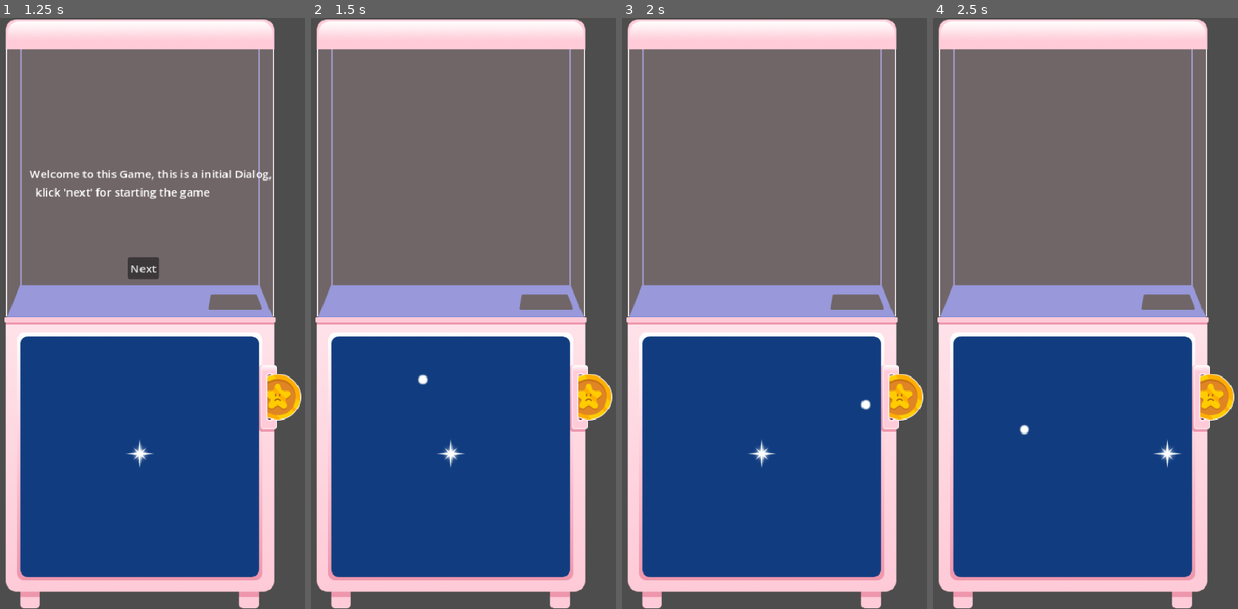
Above: before the commit, frames 1-4 (left to right).
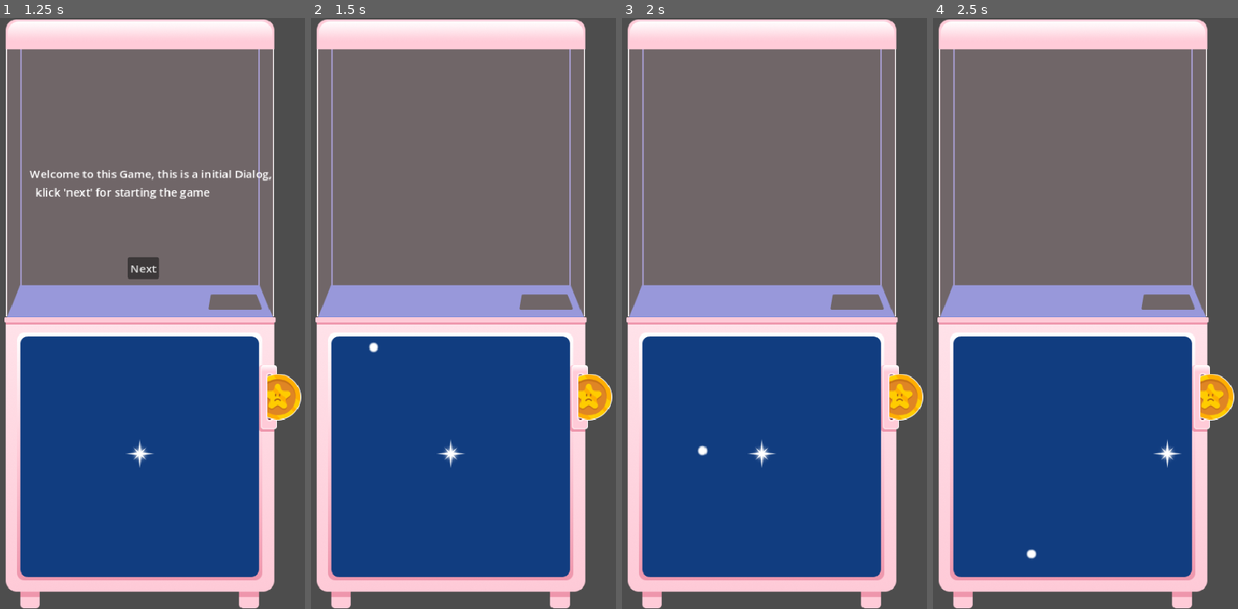
Above: after the commit, the same moments.

Repository: annika-hayd/ponpon-2026
Game: Godot game, scene res://main.tscn
Same seed, same stepped clock (60 frames per second), same inputs: the game is played once before the commit and once after it.
Inputs:
- Up to frame 1 (1.25 s): click "Start" at 0.5 s
- Up to frame 2 (1.5 s): click "Next" at 1.25 s
- Up to frame 3 (2 s): no input
- Up to frame 4 (2.5 s): hold D from 2.03 s (still down)

Frame 1 is identical in both runs. In frame 2, 0.1% of the frame differs, in the area x 18-39%, y 54-63%; in frame 3, 0.1%, in the area x 24-82%, y 64-75%; in frame 4, less than 0.1%.

Commit message:
refactoring

Diff:
--- a/bullet.gd
+++ b/bullet.gd
@@ -1,13 +1,16 @@
 extends Area2D
 
-const DEFAULT_SPEED = 45.0
+const DEFAULT_SPEED = 300.0 #300 same speed as player rn.
 
 var _speed := DEFAULT_SPEED
-var direction := Vector2(randf_range(0, 1) * 10, randf_range(0, 1) * 10)
+var direction := Vector2(randf_range(-1.0, 1.0), randf_range(-1.0, 1.0)).normalized()
+
 var _is_blinking: bool = false
+var playingField: ReferenceRect
+
 
 @onready var _initial_pos := position
-@onready var playingField: ReferenceRect = $"../PlayingField"
+
 @onready var sprite: Sprite2D = $Sprite2D
 @onready var collider: CollisionShape2D = $CollisionShape2D
 @export var _bounce_direction := 1
--- /dev/null
+++ b/bullet_spawner.gd
@@ -0,0 +1,26 @@
+extends Node2D
+
+@onready var playing_field: ReferenceRect = $"../PlayingField"
+@export var bullet_scene: PackedScene
+
+func spawn_bullets_for_level(level: int) -> void:
+	clear_all_bullets()
+	var bounds = playing_field.get_rect()
+
+	for i in range(level):
+		var new_bullet = bullet_scene.instantiate()
+		new_bullet.playingField = playing_field
+		new_bullet.position = bounds.position + Vector2(50 + i * 40, 50)
+		add_child(new_bullet)
+
+func clear_all_bullets() -> void:
+	for b in get_tree().get_nodes_in_group("bullets"):
+		b.queue_free()
+
+func set_bullets_active(is_active: bool) -> void:
+	for b in get_tree().get_nodes_in_group("bullets"):
+		b.set_process(is_active)
+
+func start_blinking_all() -> void:
+	for b in get_tree().get_nodes_in_group("bullets"):
+		b.start_blinking()
--- a/main.gd
+++ b/main.gd
@@ -5,120 +5,87 @@
 
 var current_level: int = 1
 var max_levels: int = 3
-var bulletBlinkingSeconds = 5
+var bullet_blinking_seconds: float = 5.0
 
-@export var bullet_scene: PackedScene
-
-@onready var title_screen: Control = $UI/TitleScreen
-@onready var dialog_box: Control = $UI/DialogBox
-@onready var dialog_label: Label = $UI/DialogBox/Dialog
-@onready var game_over_screen: Control = $UI/GameOverScreen
-@onready var game_end_screen: Control = $UI/GameEndScreen
-@onready var playing_field: ReferenceRect = $PlayingField
+@onready var ui: CanvasLayer = $UI
 @onready var level_timer: Timer = $LevelTimer
 @onready var player: Area2D = $Player
-@onready var bullet: Area2D = $Bullet
+@onready var bullet_spawner: Node2D = $BulletSpawner
 
 func _ready() -> void:
+	# Verbindet die eigenen Signale aus ui.gd automatisch per Code:
+	ui.start_pressed.connect(_on_ui_start_pressed)
+	ui.next_dialog_pressed.connect(_on_ui_next_dialog_pressed)
+	ui.try_again_pressed.connect(_on_ui_try_again_pressed)
+
 	change_state(State.TITLE)
 
 func change_state(new_state: State) -> void:
 	current_state = new_state
 
-	title_screen.hide()
-	dialog_box.hide()
-	game_over_screen.hide()
-	game_end_screen.hide()
-
 	match current_state:
 		State.TITLE:
+			level_timer.stop()
 			current_level = 1
-			clear_all_bullets()
+			bullet_spawner.clear_all_bullets()
 			set_gameplay_active(false)
-			title_screen.show()
+			ui.show_title()
 
 		State.DIALOG:
+			level_timer.stop()
 			set_gameplay_active(false)
-			clear_all_bullets()
+			bullet_spawner.clear_all_bullets()
 			player.reset_player()
-			show_dialog_for_level(current_level)
-			dialog_box.show()
+			ui.show_dialog(current_level)
 
 		State.PLAYING:
-			spawn_bullets_for_level(current_level)
+			ui.hide_all()
+			bullet_spawner.spawn_bullets_for_level(current_level)
 			set_gameplay_active(true)
-			level_timer.start(15.0) #+ current_level * 5.0 to increase the timer per level
+			level_timer.start(15.0)
 
 		State.GAME_END:
+			level_timer.stop()
 			set_gameplay_active(false)
-			clear_all_bullets()
-			game_end_screen.show()
+			bullet_spawner.clear_all_bullets()
+			ui.show_game_end()
 
 		State.GAME_OVER:
+			level_timer.stop()
 			set_gameplay_active(false)
-			clear_all_bullets()
-			game_over_screen.show()
-
-# --- DIALOG --- (maybe later as XML?)
-func show_dialog_for_level(level: int) -> void:
-	match level:
-		1:
-			dialog_label.text = "Welcome to this Game, this is a initial Dialog,\n  klick 'next' for starting the game"
-		2:
-			dialog_label.text = "HA! You lost this level.. or maybe won...\n at least you've been hit by the bullet!"
-		3:
-			dialog_label.text = "How do you like that?\n This is your last chance!!\n Good luck!"
-
-# --- BULLETS SPAWNEN & AUFRÄUMEN ---
-func spawn_bullets_for_level(level: int) -> void:
-	clear_all_bullets()
-	var bounds = playing_field.get_rect()
-
-	for i in range(level):
-		var new_bullet = bullet_scene.instantiate()
-		new_bullet.position = bounds.position + Vector2(50 + i * 40, 50)
-		add_child(new_bullet)
-
-func clear_all_bullets() -> void:
-	for b in get_tree().get_nodes_in_group("bullets"):
-		b.queue_free()
+			bullet_spawner.clear_all_bullets()
+			ui.show_game_over()
 
 func set_gameplay_active(is_active: bool) -> void:
 	player.set_process(is_active)
-	for b in get_tree().get_nodes_in_group("bullets"):
-		b.set_process(is_active)
+	bullet_spawner.set_bullets_active(is_active)
 
-# --- SIGNALEs form BUTTONS & COLLISION ---
+func _process(_delta: float) -> void:
+	if current_state == State.PLAYING:
+		if level_timer.time_left <= bullet_blinking_seconds and level_timer.time_left > 0.0:
+			bullet_spawner.start_blinking_all()
 
-func _on_start_button_pressed() -> void:
-	change_state(State.DIALOG)
-
-func _on_next_dialog_button_pressed() -> void:
-	change_state(State.PLAYING)
-
-func progress_in_Story() -> void:
+func progress_in_story() -> void:
 	if current_state == State.PLAYING:
 		current_level += 1
-
 		if current_level > max_levels:
 			change_state(State.GAME_END)
 		else:
 			change_state(State.DIALOG)
 
+# --- SIGNALE ---
+func _on_ui_start_pressed() -> void:
+	change_state(State.DIALOG)
+
+func _on_ui_next_dialog_pressed() -> void:
+	change_state(State.PLAYING)
+
+func _on_ui_try_again_pressed() -> void:
+	change_state(State.TITLE)
+
+func _on_level_timer_timeout() -> void:
+	progress_in_story()
+
 func _on_player_area_entered(area: Area2D) -> void:
 	if current_state == State.PLAYING and area.is_in_group("bullets"):
-		level_timer.stop()
 		change_state(State.GAME_OVER)
-
-func _on_level_timer_timeout() -> void:
-	progress_in_Story()
-
-func _process(_delta: float) -> void:
-	if current_state == State.PLAYING:
-		if level_timer.time_left <= bulletBlinkingSeconds and level_timer.time_left > 0.0:
-			for b in get_tree().get_nodes_in_group("bullets"):
-				b.start_blinking()
-
-
-func _on_try_again_pressed() -> void:
-	change_state(State.TITLE)
--- a/main.tscn
+++ b/main.tscn
@@ -3,18 +3,20 @@
 [ext_resource type="Script" uid="uid://lrd41pj8oetp" path="res://player.gd" id="1_0xm2m"]
 [ext_resource type="Script" uid="uid://brkk1lbweoyit" path="res://main.gd" id="1_7mycd"]
 [ext_resource type="Texture2D" uid="uid://c77je2wb0bx72" path="res://assets/Sprites/Clawmachine.png" id="3_7mycd"]
+[ext_resource type="Script" uid="uid://ddcvp6cd5k163" path="res://background.gd" id="4_dg77c"]
 [ext_resource type="Texture2D" uid="uid://cypkt3qpydj70" path="res://assets/Sprites/ClawMachineGlass.png" id="4_kek77"]
 [ext_resource type="Texture2D" uid="uid://bxjj8xuut3wew" path="res://assets/Sprites/CoinSlot.png" id="5_4c57u"]
 [ext_resource type="PackedScene" uid="uid://cs63m3okcd8b2" path="res://bullet.tscn" id="5_7mycd"]
 [ext_resource type="Texture2D" uid="uid://c6gxrrv5yeghm" path="res://assets/Sprites/Sparkle.png" id="5_272bh"]
 [ext_resource type="Texture2D" uid="uid://b175hf6ipufcx" path="res://assets/Sprites/CoinSad.png" id="6_efxa6"]
 [ext_resource type="FontFile" uid="uid://4eqh3vdbk283" path="res://Fonts/you-re-gone.youre-regular.otf" id="7_272bh"]
+[ext_resource type="Script" uid="uid://dxqwwsryaedoc" path="res://bullet_spawner.gd" id="10_ycdy4"]
+[ext_resource type="Script" uid="uid://cfqxmelxbevre" path="res://ui.gd" id="11_w48qg"]
 
 [sub_resource type="CapsuleShape2D" id="CapsuleShape2D_chynj"]
 
 [node name="Main" type="Node" unique_id=2102006913]
 script = ExtResource("1_7mycd")
-bullet_scene = ExtResource("5_7mycd")
 
 [node name="LevelTimer" type="Timer" parent="." unique_id=1523144947]
 wait_time = 15.0
@@ -23,6 +25,7 @@
 [node name="Background" type="Sprite2D" parent="." unique_id=1555562007]
 position = Vector2(235, 423)
 texture = ExtResource("3_7mycd")
+script = ExtResource("4_dg77c")
 
 [node name="ClawMachineGlass" type="Sprite2D" parent="Background" unique_id=1470010535]
 z_index = 2
@@ -57,10 +60,12 @@
 position = Vector2(0, -3)
 texture = ExtResource("5_272bh")
 
-[node name="Bullet" parent="." unique_id=55191596 instance=ExtResource("5_7mycd")]
-position = Vector2(182, 507)
+[node name="BulletSpawner" type="Node2D" parent="." unique_id=1139864530]
+script = ExtResource("10_ycdy4")
+bullet_scene = ExtResource("5_7mycd")
 
 [node name="UI" type="CanvasLayer" parent="." unique_id=161476821]
+script = ExtResource("11_w48qg")
 
 [node name="TitleScreen" type="Control" parent="UI" unique_id=1368919015]
 layout_mode = 3
@@ -156,7 +161,7 @@
 
 [connection signal="timeout" from="LevelTimer" to="." method="_on_level_timer_timeout"]
 [connection signal="area_entered" from="Player" to="." method="_on_player_area_entered"]
-[connection signal="pressed" from="UI/TitleScreen/StartButton" to="." method="_on_start_button_pressed"]
-[connection signal="pressed" from="UI/DialogBox/NextButton" to="." method="_on_next_dialog_button_pressed"]
-[connection signal="pressed" from="UI/GameOverScreen/TryAgain" to="." method="_on_try_again_pressed"]
-[connection signal="pressed" from="UI/GameEndScreen/TryAgain" to="." method="_on_try_again_pressed"]
+[connection signal="pressed" from="UI/TitleScreen/StartButton" to="UI" method="_on_start_button_pressed"]
+[connection signal="pressed" from="UI/DialogBox/NextButton" to="UI" method="_on_next_button_pressed"]
+[connection signal="pressed" from="UI/GameOverScreen/TryAgain" to="UI" method="_on_try_again_pressed"]
+[connection signal="pressed" from="UI/GameEndScreen/TryAgain" to="UI" method="_on_try_again_pressed"]
--- /dev/null
+++ b/ui.gd
@@ -0,0 +1,51 @@
+extends CanvasLayer
+
+# Eigene Signale, die an main.gd gemeldet werden:
+signal start_pressed
+signal next_dialog_pressed
+signal try_again_pressed
+
+@onready var title_screen: Control = $TitleScreen
+@onready var dialog_box: Control = $DialogBox
+@onready var dialog_label: Label = $DialogBox/Dialog
+@onready var game_over_screen: Control = $GameOverScreen
+@onready var game_end_screen: Control = $GameEndScreen
+
+func hide_all() -> void:
+	title_screen.hide()
+	dialog_box.hide()
+	game_over_screen.hide()
+	game_end_screen.hide()
+
+func show_title() -> void:
+	hide_all()
+	title_screen.show()
+
+func show_dialog(level: int) -> void:
+	hide_all()
+	match level:
+		1:
+			dialog_label.text = "Welcome to this Game, this is a initial Dialog,\n  klick 'next' for starting the game"
+		2:
+			dialog_label.text = "HA! You lost this level.. or maybe won...\n at least you've been hit by the bullet!"
+		3:
+			dialog_label.text = "How do you like that?\n This is your last chance!!\n Good luck!"
+	dialog_box.show()
+
+func show_game_over() -> void:
+	hide_all()
+	game_over_screen.show()
+
+func show_game_end() -> void:
+	hide_all()
+	game_end_screen.show()
+
+# --- BUTTON-SIGNALE (in ui.gd verknüpft!) ---
+func _on_start_button_pressed() -> void:
+	start_pressed.emit()
+
+func _on_try_again_pressed() -> void:
+	try_again_pressed.emit()
+
+func _on_next_button_pressed() -> void:
+	next_dialog_pressed.emit()
Not shown, added: bullet_spawner.gd.uid
Not shown, added: ui.gd.uid
